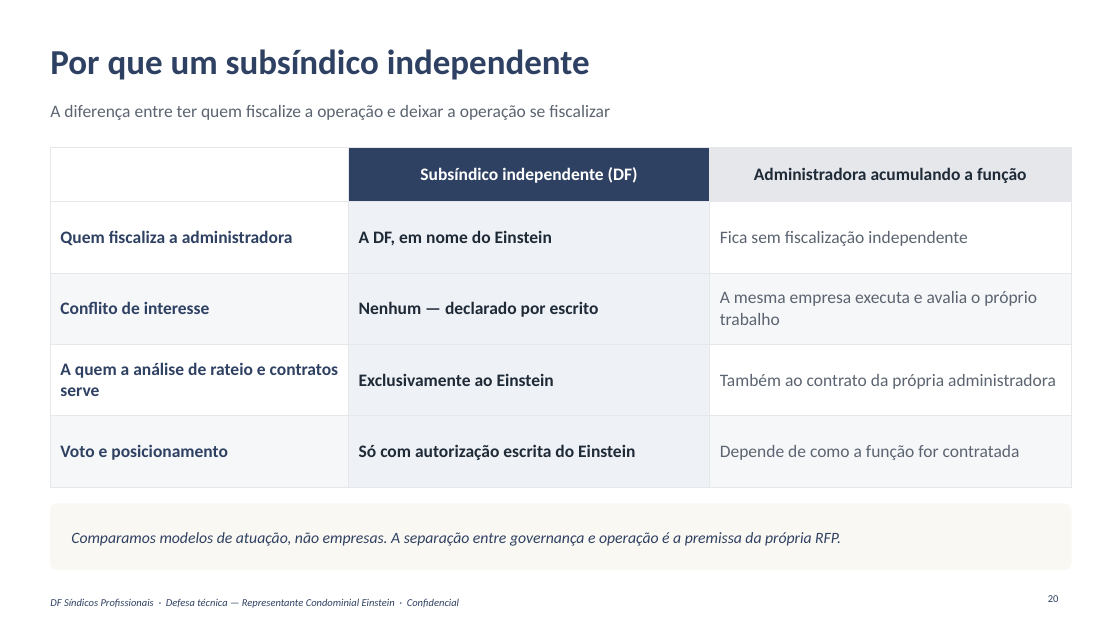
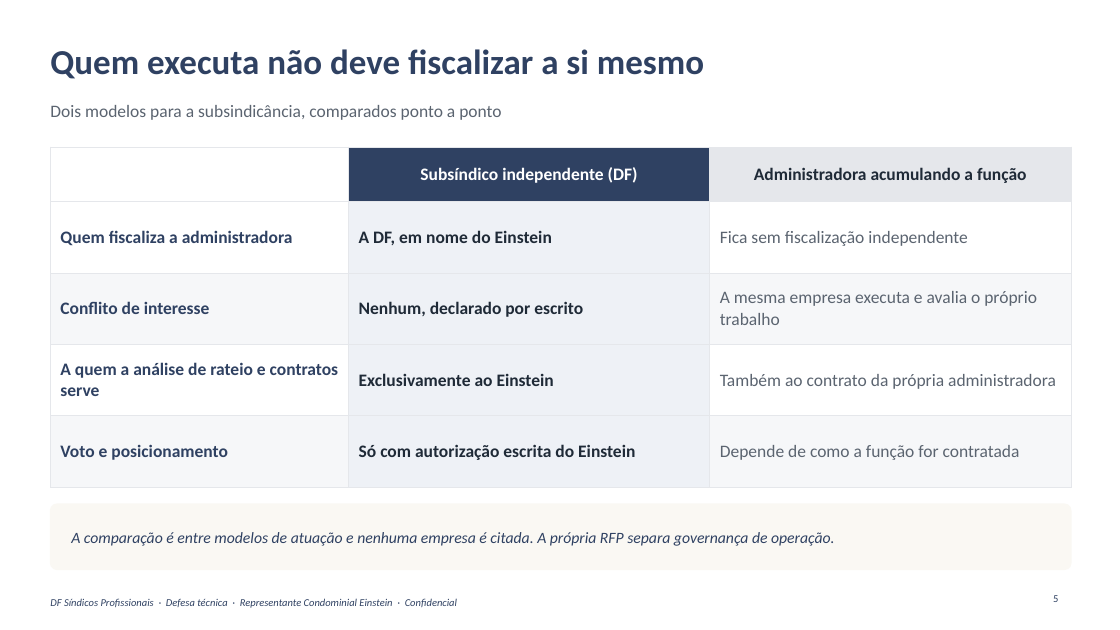
Before and after one commit to caiogavioli/Brainstorm, a slide deck: slide 5 of entregas/apresentacao-13-10/DF_Apresentacao_Einstein_13-10.pptx (slide 20 before the commit). Drawn at 1120x630 pixels with LibreOffice and Linux fonts; fonts in the diff are those of the drawing; background and template pictures are left out. Boxes give left, top, right and bottom in pixels: in the first picture for what was removed or moved away, otherwise in the second. Text is boxed around its words. In the diff, an @@ line names an element or a change of style, - is before the commit and + after.

```diff
--- a/entregas/apresentacao-13-10/DF_Apresentacao_Einstein_13-10.pptx
+++ b/entregas/apresentacao-13-10/DF_Apresentacao_Einstein_13-10.pptx
@@ title at [50, 49, 704, 79]: text changed @@
-Por que um subsíndico independente
+Quem executa não deve fiscalizar a si mesmo
@@ text at [50, 105, 501, 120]: text changed @@
-A diferença entre ter quem fiscalize a operação e deixar a operação se fiscalizar
+Dois modelos para a subsindicância, comparados ponto a ponto
@@ table at [50, 147, 1071, 464] @@
-row 3, column 2: Nenhum — declarado por escrito
+row 3, column 2: Nenhum, declarado por escrito
@@ text at [71, 532, 834, 546]: text changed @@
-Comparamos modelos de atuação, não empresas. A separação entre governança e operação é a premissa da própria RFP.
+A comparação é entre modelos de atuação e nenhuma empresa é citada. A própria RFP separa governança de operação.
@@ text at [50, 598, 457, 608]: text changed @@
-DF Síndicos Profissionais · Defesa técnica — Representante Condominial Einstein · Confidencial
+DF Síndicos Profissionais · Defesa técnica · Representante Condominial Einstein · Confidencial
@@ page number at [1053, 595, 1058, 602]: text changed @@
-20
+5
```
Also in this commit, not shown: 24 other slides changed, 11 other files.
